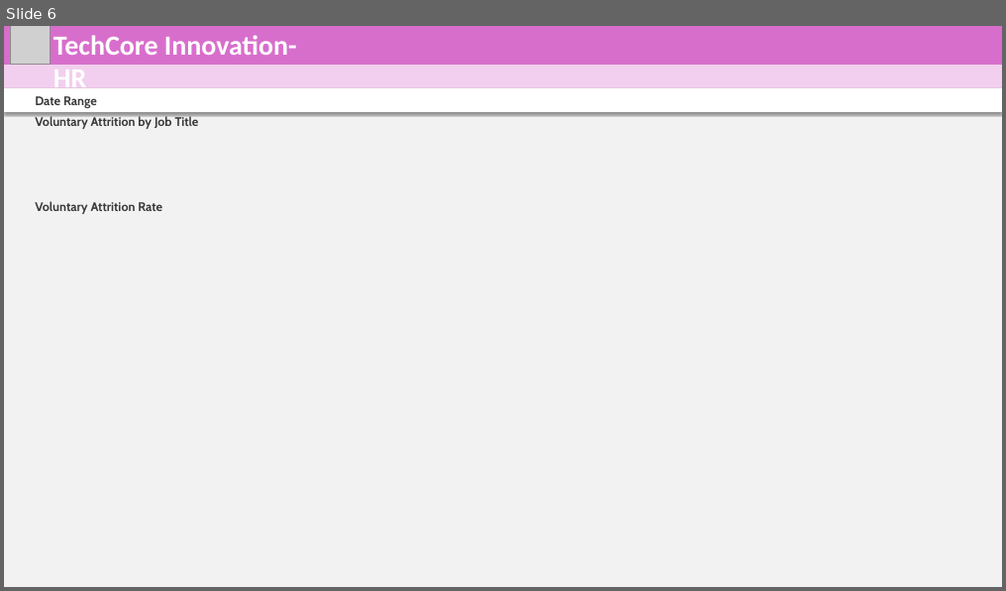
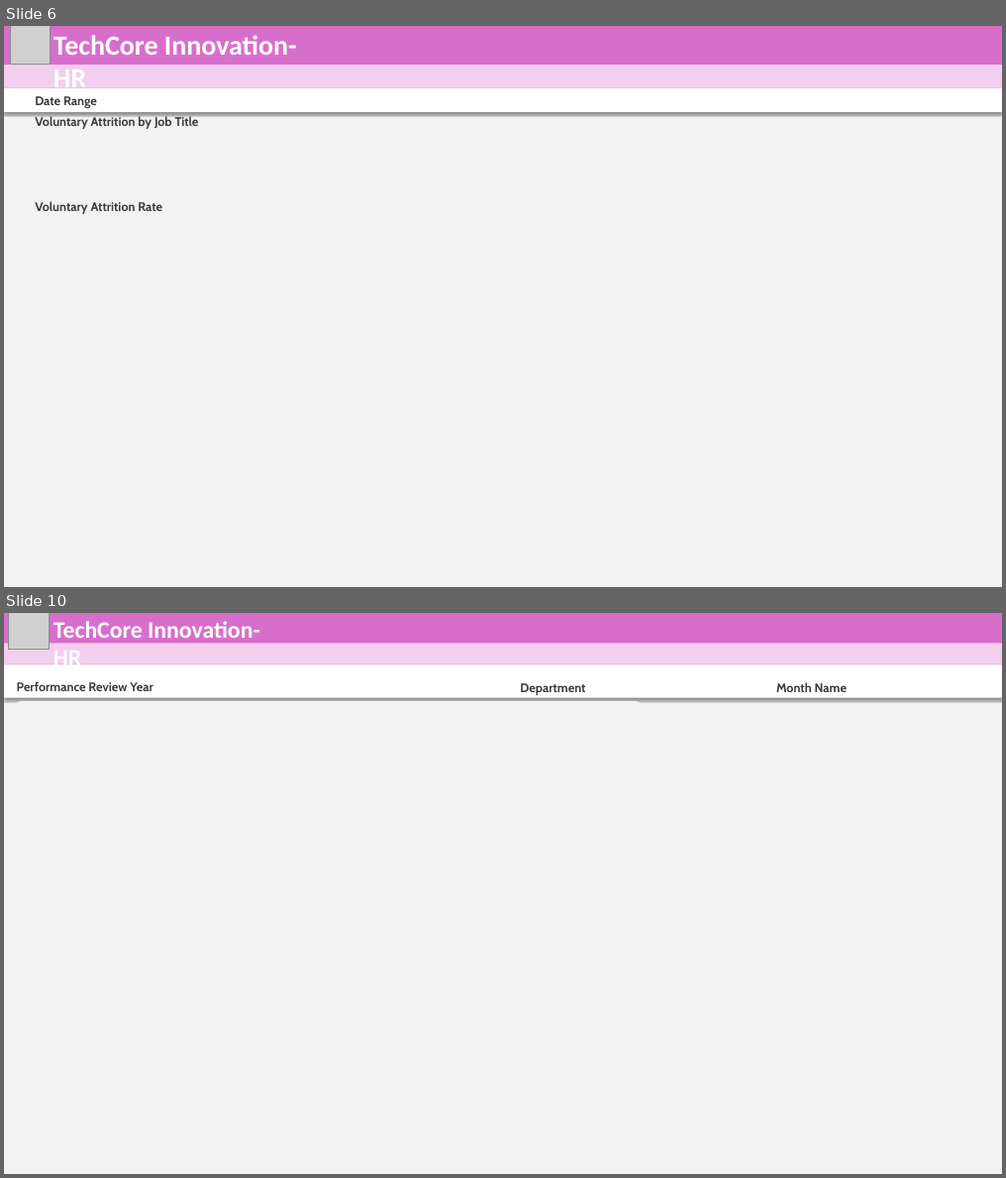
Before and after one commit to mmrnayan/HR-Analysis, a slide deck: New Microsoft PowerPoint Presentation.pptx. Shown one above the other, each under a label of ours: slide 6 before the commit, slides 6 and 10 after it; the slides between them are not shown. The pictures are 1006x591 and 1006x1178 pixels, drawn with LibreOffice and Linux fonts; fonts in the diff are those of the drawing; grey boxes stand for pictures. Boxes give left, top, right and bottom in pixels: in the first picture for what was removed or moved away, otherwise in the second. Text is boxed around its words. In the diff, an @@ line names an element or a change of style, - is before the commit and + after.

```diff
--- a/New Microsoft PowerPoint Presentation.pptx
+++ b/New Microsoft PowerPoint Presentation.pptx
@@ slide 10 added at (4,613,1002,1174), background #F2F2F2 @@
@@ rectangle added at (4,613,1002,652), fill #D86ECC @@
@@ picture added at (9,613,49,650) @@
@@ text added at (54,621,260,664), 34 pt, text #FFFFFF, bold @@
+TechCore Innovation- HR
@@ rectangle added at (4,643,1002,666), fill #F2CFEE @@
@@ rectangle added at (4,664,1002,698), fill #FFFFFF @@
@@ rounded rectangle added at (12,701,646,1164), fill #F2F2F2 @@
@@ text added at (17,681,153,691), 18 pt, text #3A3A3A, bold @@
+Performance Review Year
@@ text added at (520,683,585,695), 18 pt, text #3A3A3A, bold @@
+Department
@@ text added at (776,682,846,692), 18 pt, text #3A3A3A, bold @@
+Month Name
@@ rounded rectangle added at (657,767,824,1109), fill #F2F2F2 @@
@@ rounded rectangle added at (844,767,994,1109), fill #F2F2F2 @@
```
Also in this commit, not shown: 2 other slides added, 11 other files.
